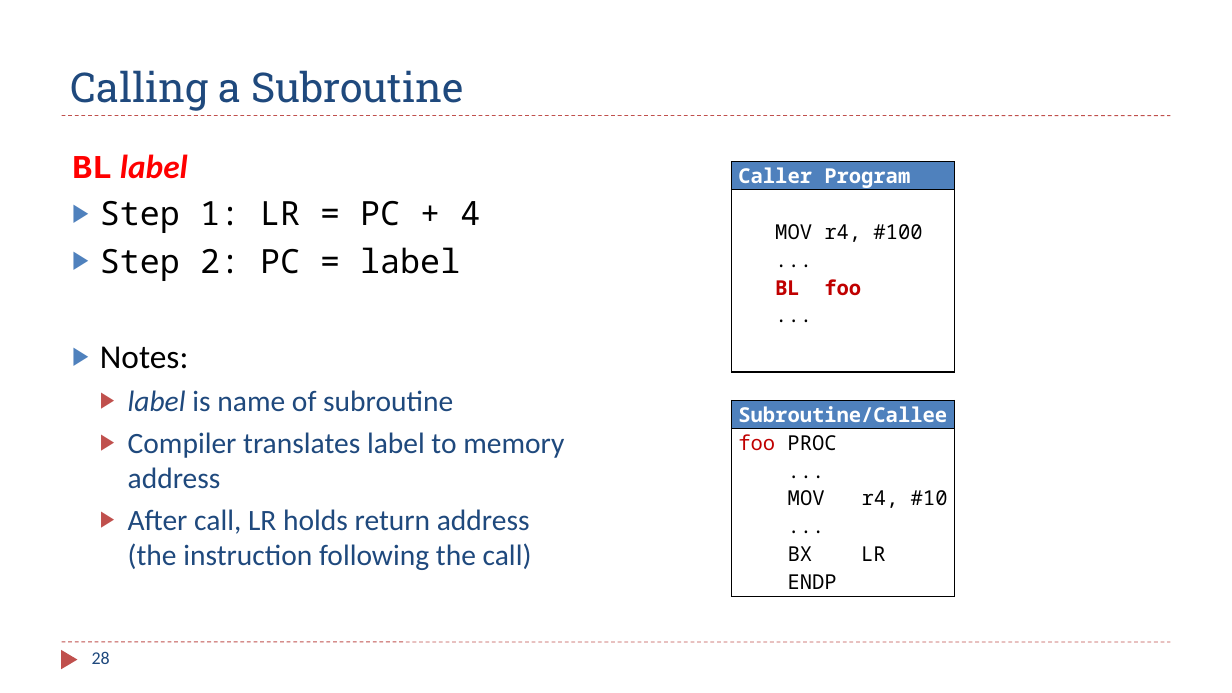
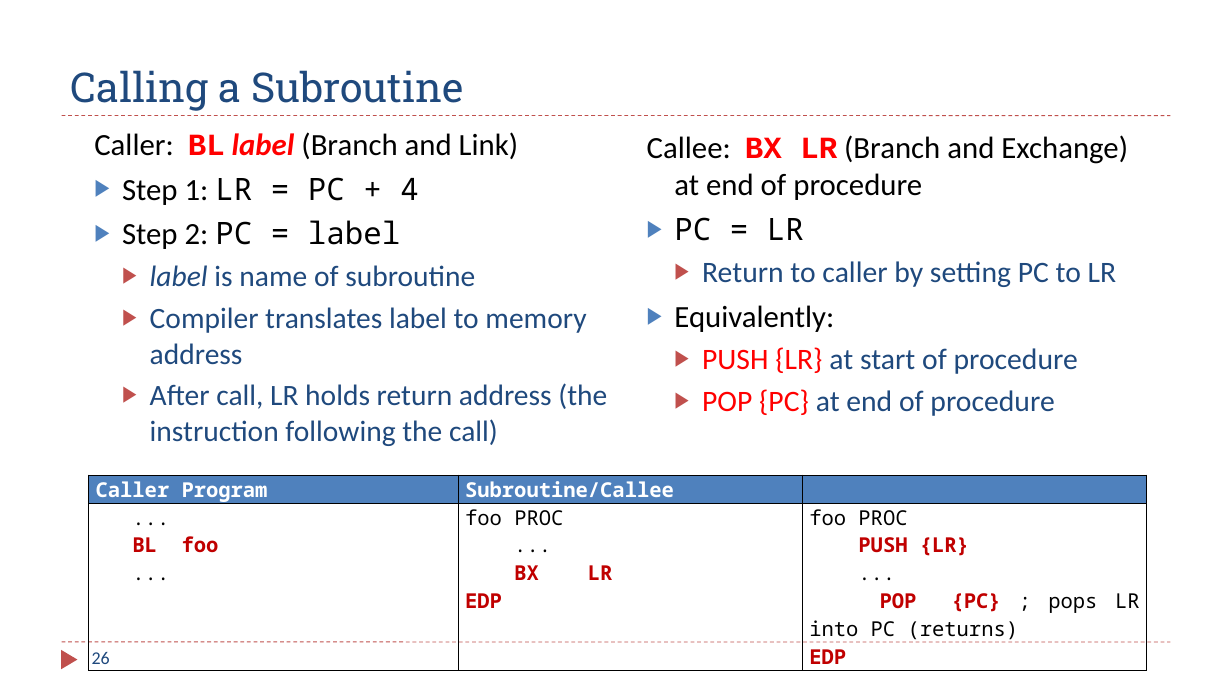
Before and after one commit to guhofstra/CSC111Fa25, a slide deck: slide 26 of PPTs/Ch8_ARM_Subroutines_2_Stack_Perserve_Environment.pptx (slide 28 before the commit). Drawn at 1232x693 pixels with LibreOffice and Linux fonts; fonts in the diff are those of the drawing. Boxes give left, top, right and bottom in pixels: in the first picture for what was removed or moved away, otherwise in the second. Text is boxed around its words. In the diff, an @@ line names an element or a change of style, - is before the commit and + after.

```diff
--- a/PPTs/Ch8_ARM_Subroutines_2_Stack_Perserve_Environment.pptx
+++ b/PPTs/Ch8_ARM_Subroutines_2_Stack_Perserve_Environment.pptx
@@ text "Caller: BL label (Branch and ...": place and size @@
-text "Caller: BL label (Branch and ..." at [72,154,564,570]
+text "Caller: BL label (Branch and ..." at [94,132,607,446]
@@ text at [94,132,518,159]: text changed; size 26 to 24 pt; text colour #FF0000 to #000000; bold off; italic off @@
-BL label
+Caller: BL label (Branch and Link)
@@ text added at [647,135,1128,416], 23.1 pt, text #1F497D @@
+Callee: BX LR (Branch and Exchange) at end of procedure
+▶ PC = LR
+  ▶ Return to caller by setting PC to LR
+▶ Equivalently:
+  ▶ PUSH {LR} at start of procedure
+  ▶ POP {PC} at end of procedure
@@ text at [122,177,418,249]: size 26 to 24 pt in "Step 1: LR = PC + 4", "Step 2: PC = label"; font Noto Sans Mono to Calibri in "Step 1:", "Step 2:" @@
@@ table removed at [732,162,956,369], 2 rows, 1 columns @@
-Caller Program
-MOV r4, #100 / ... / BL foo / ...
@@ text at [100,346,189,369]: paragraph removed @@
-▶ Notes:
@@ table removed at [732,400,956,593], 2 rows, 1 columns @@
-Subroutine/Callee
-foo PROC / ... / MOV r4, #10 / ... / BX LR / ENDP
@@ table added at [89,475,1148,668], 2 rows, 3 columns @@
+Caller Program | Subroutine/Callee | 
+... / BL foo / ... | foo PROC / ... / BX LR / EDP | foo PROC / PUSH {LR} / ... / POP {PC} ; pops LR into PC (returns) / EDP
@@ page number at [92,652,110,664]: text changed @@
-28
+26
```
Also in this commit, not shown: 20 other slides changed, 9 slides added, 13 slides removed, 45 other files.
